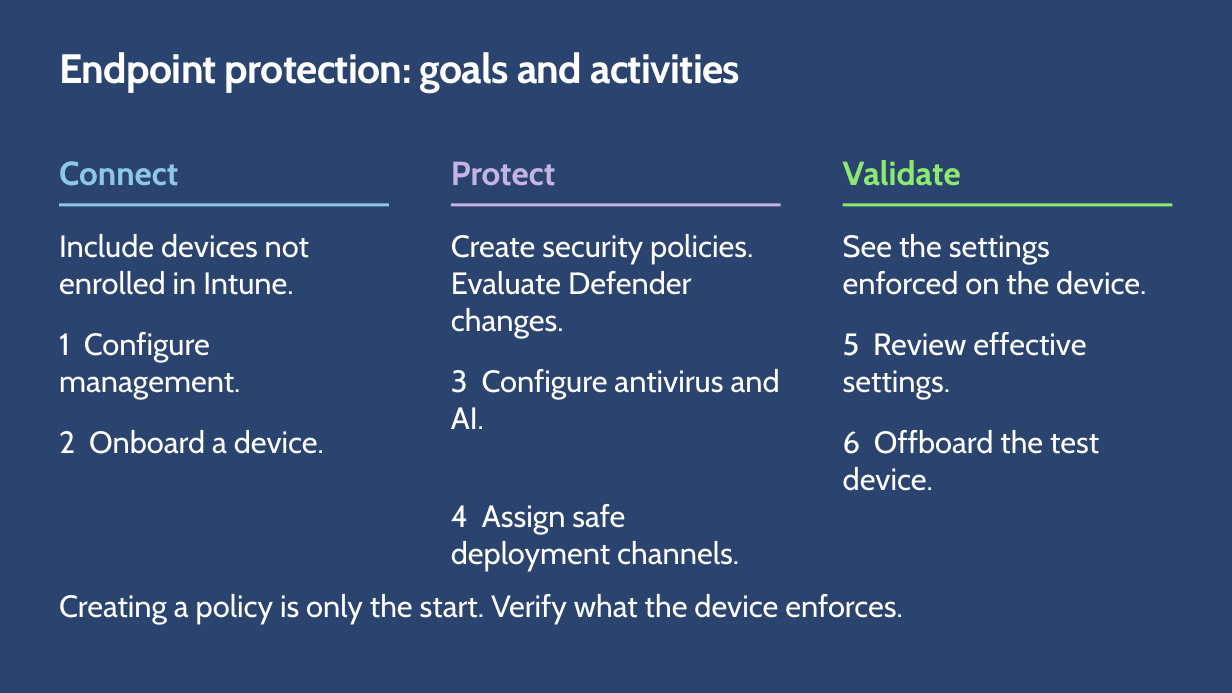
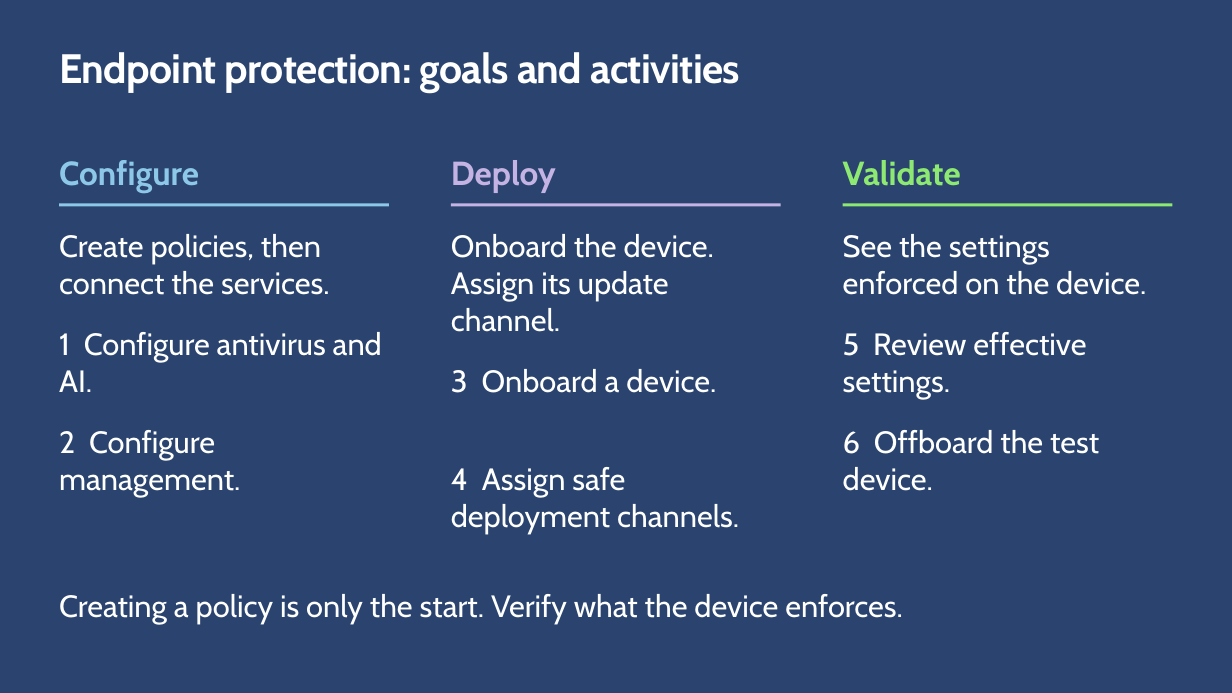
Before and after one commit to microsoft/ignite26-LAB712, a slide deck: slide 2 of docs/slides/LAB712-context-Ignite-2026.pptx. Drawn at 1232x693 pixels with LibreOffice and Linux fonts; fonts in the diff are those of the drawing; background and template pictures are left out. Boxes give left, top, right and bottom in pixels: in the first picture for what was removed or moved away, otherwise in the second. Text is boxed around its words. In the diff, an @@ line names an element or a change of style, - is before the commit and + after.

```diff
--- a/docs/slides/LAB712-context-Ignite-2026.pptx
+++ b/docs/slides/LAB712-context-Ignite-2026.pptx
@@ text at <box>59,160,199,193</box>: text changed @@
-Connect
+Configure
@@ text at <box>451,160,556,193</box>: text changed @@
-Protect
+Deploy
@@ text at <box>59,234,382,496</box>: text changed @@
-Include devices not
-enrolled in Intune.
-1 Configure management.
-2 Onboard a device.
+Create policies, then
+connect the services.
+1 Configure antivirus and AI.
+2 Configure management.
@@ text at <box>451,234,716,393</box>: text changed @@
-Create security policies.
-Evaluate Defender changes.
-3 Configure antivirus and AI.
+Onboard the device.
+Assign its update channel.
+3 Onboard a device.
```
Also in this commit, not shown: 1 other slide changed, 7 other files.
